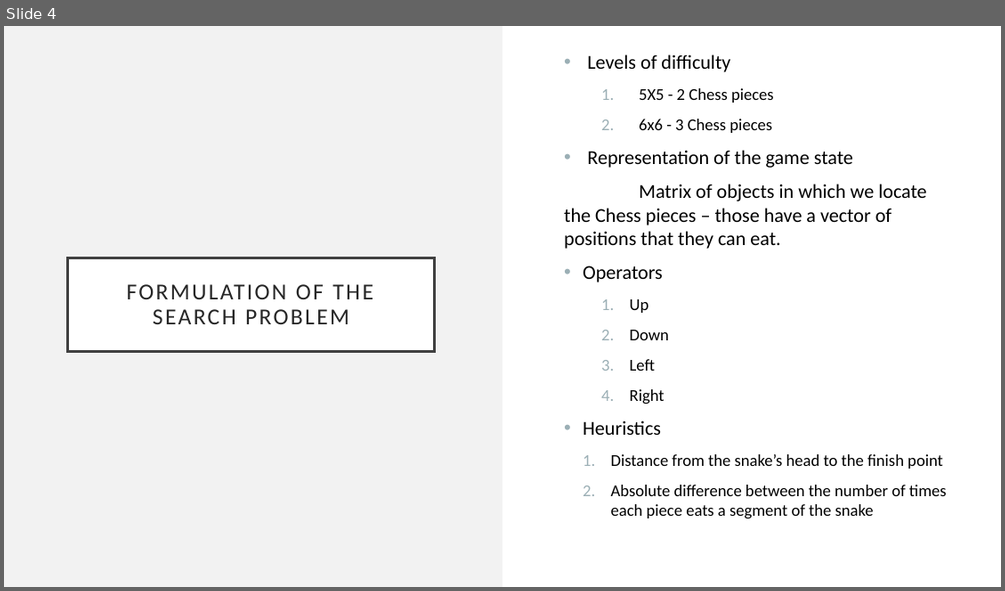
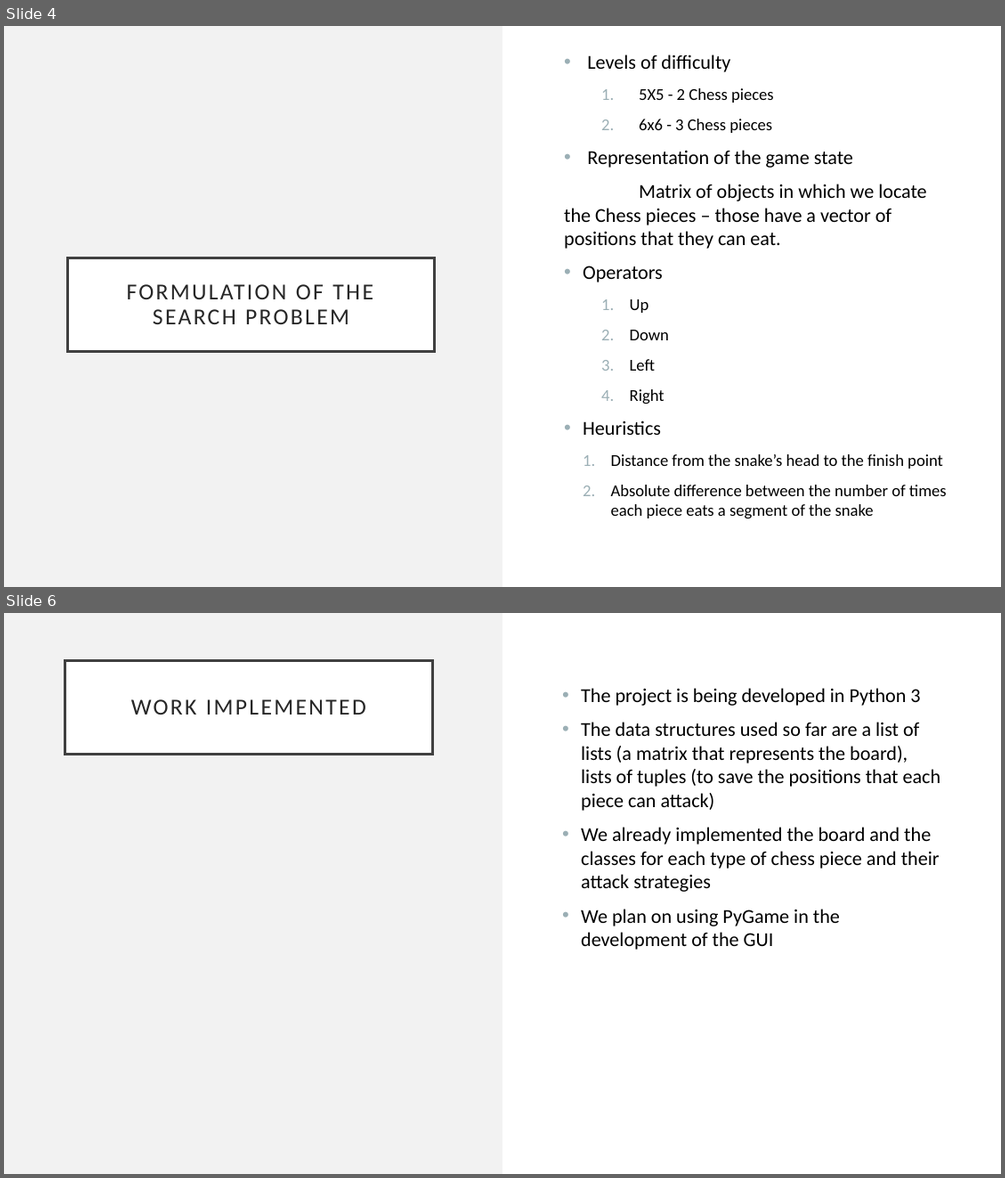
Before and after one commit to MartaMariz/IART-PROJ1, a slide deck: FirstCheckpoint.pptm. Shown one above the other, each under a label of ours: slide 4 before the commit, slides 4 and 6 after it; the slides between them are not shown. The pictures are 1005x591 and 1005x1178 pixels, drawn with LibreOffice and Linux fonts; fonts in the diff are those of the drawing. Boxes give left, top, right and bottom in pixels: in the first picture for what was removed or moved away, otherwise in the second. Text is boxed around its words. In the diff, an @@ line names an element or a change of style, - is before the commit and + after.

```diff
--- a/FirstCheckpoint.pptm
+++ b/FirstCheckpoint.pptm
@@ slide 6 added at box(4, 613, 1001, 1174), background #F2F2F2; not listed: 1 template element that a slide beside it also shows @@
@@ title added at box(65, 661, 432, 755), fill #FFFFFF, outline #404040 2.5 pt, 22 pt, text #262626 @@
+WORK IMPLEMENTED
@@ text added at box(581, 688, 941, 949), 19 pt, text #000000 @@
+• The project is being developed in Python 3
+• The data structures used so far are a list of lists (a matrix that represents the board), lists of tuples (to save the positions that each piece can attack)
+• We already implemented the board and the classes for each type of chess piece and their attack strategies
+• We plan on using PyGame in the development of the GUI
```
Also in this commit, not shown: 1 slide changed, 1 slide removed.
